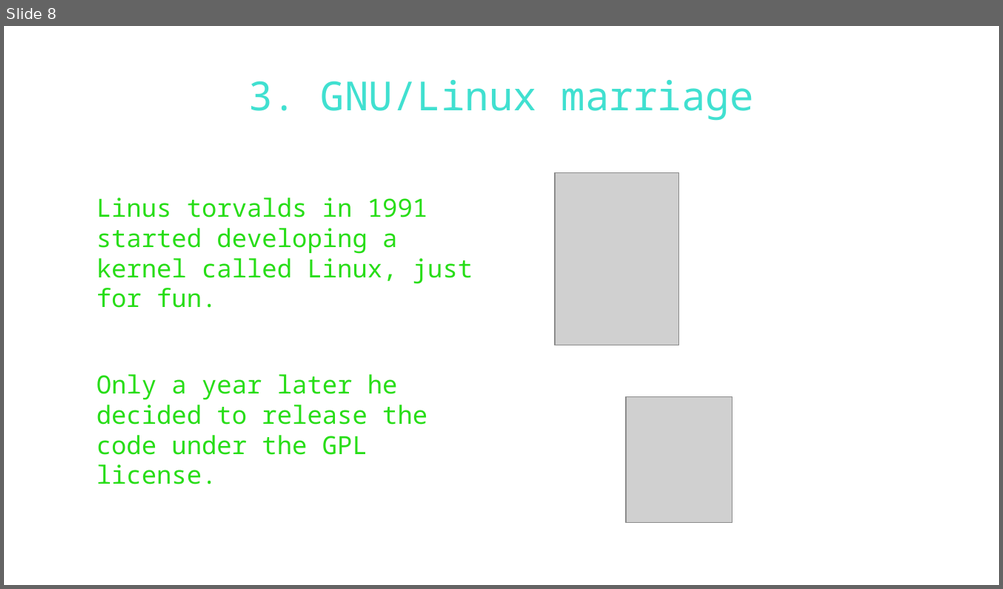
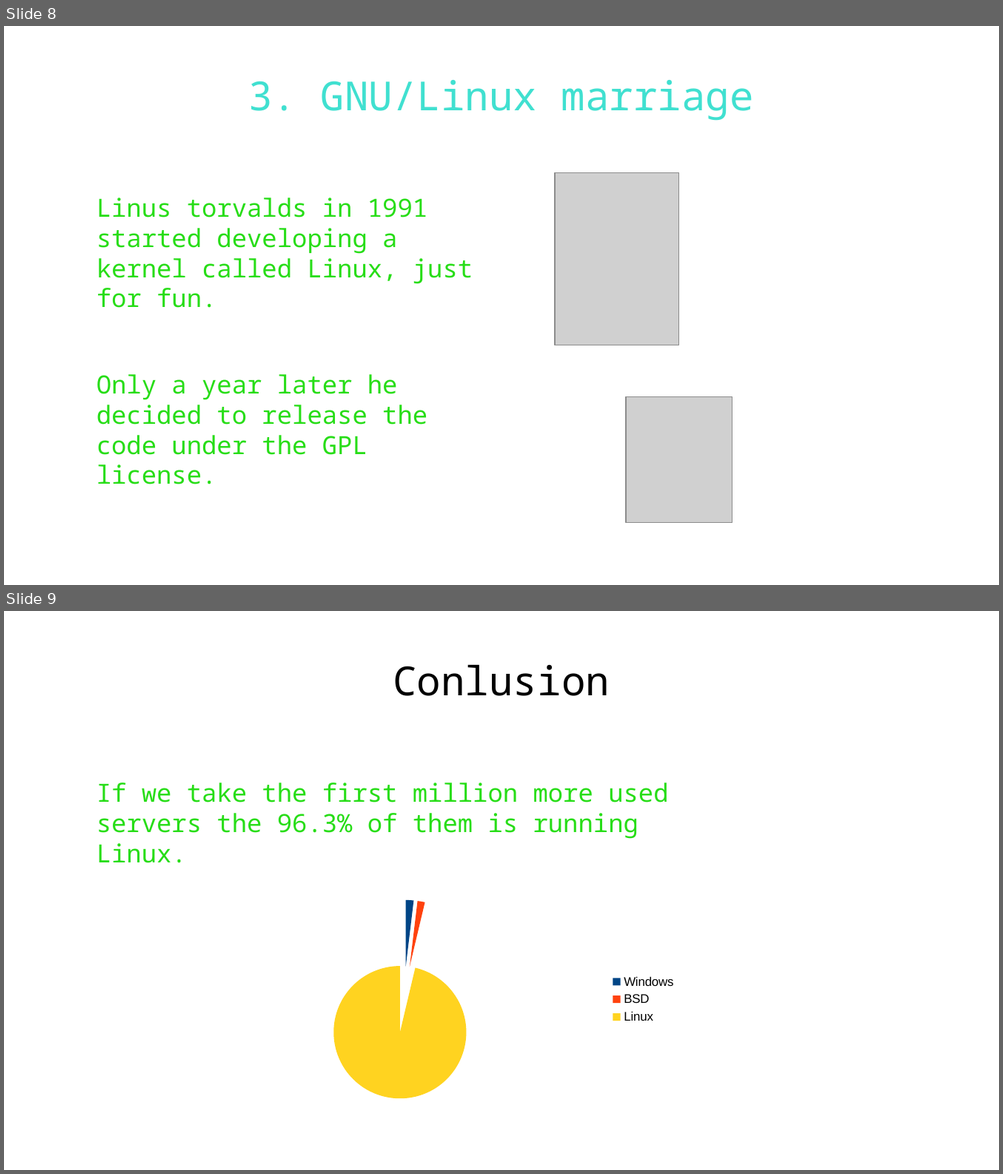
Before and after one commit to WAPEETY/open-source-presentation, a slide deck: open_source.odp. Shown one above the other, each under a label of ours: slide 8 before the commit, slides 8 and 9 after it. The pictures are 1003x589 and 1003x1174 pixels, drawn with LibreOffice and Linux fonts; fonts in the diff are those of the drawing; grey boxes stand for pictures; background and template pictures are left out. Boxes give left, top, right and bottom in pixels: in the first picture for what was removed or moved away, otherwise in the second. Text is boxed around its words. In the diff, an @@ line names an element or a change of style, - is before the commit and + after.

Commit message:
first demo of presentation complete

```diff
--- a/open_source.odp
+++ b/open_source.odp
@@ slide 9 added at box(4, 611, 999, 1170), background picture (left out) @@
@@ title added at box(392, 664, 609, 696), 32 pt, text #000000 @@
+Conlusion
@@ text added at box(96, 783, 668, 863), 20 pt, text #27DD17 @@
+If we take the first million more used servers the 96.3% of them is running Linux.
@@ pie chart added at box(199, 888, 686, 1112) @@
+categories: Windows, BSD, Linux
+Series 1: 2, 2, 96
```
Also in this commit, not shown: 1 slide changed, 2 other slides added, 1 slide removed, 1 other file.
